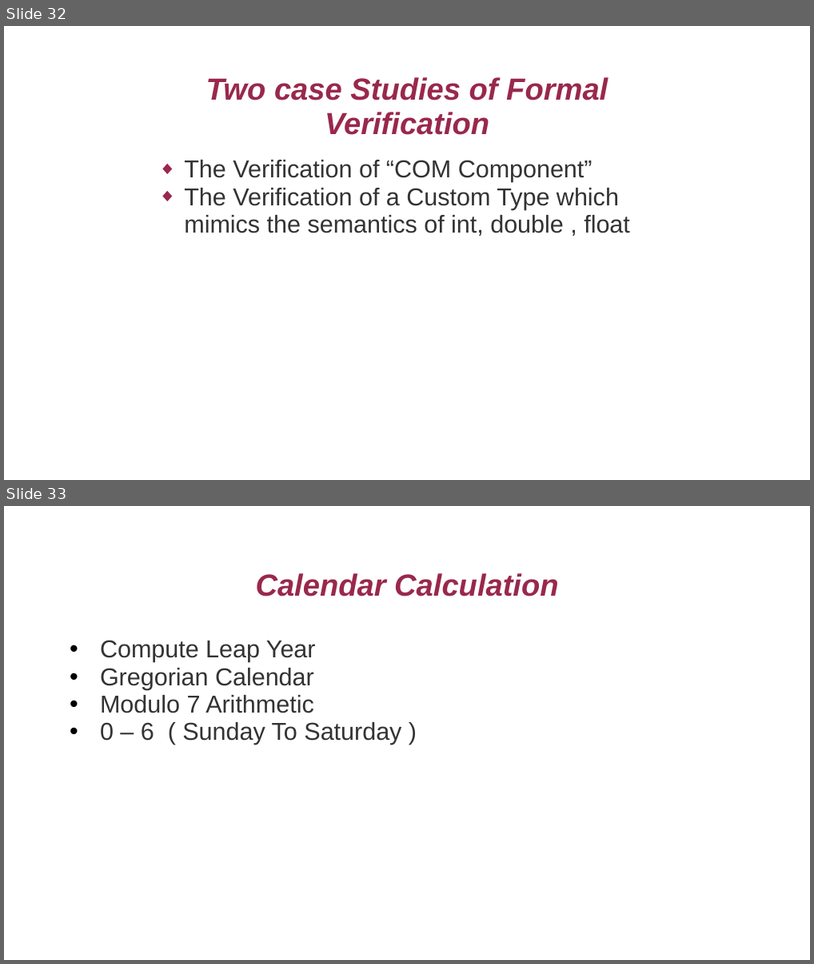
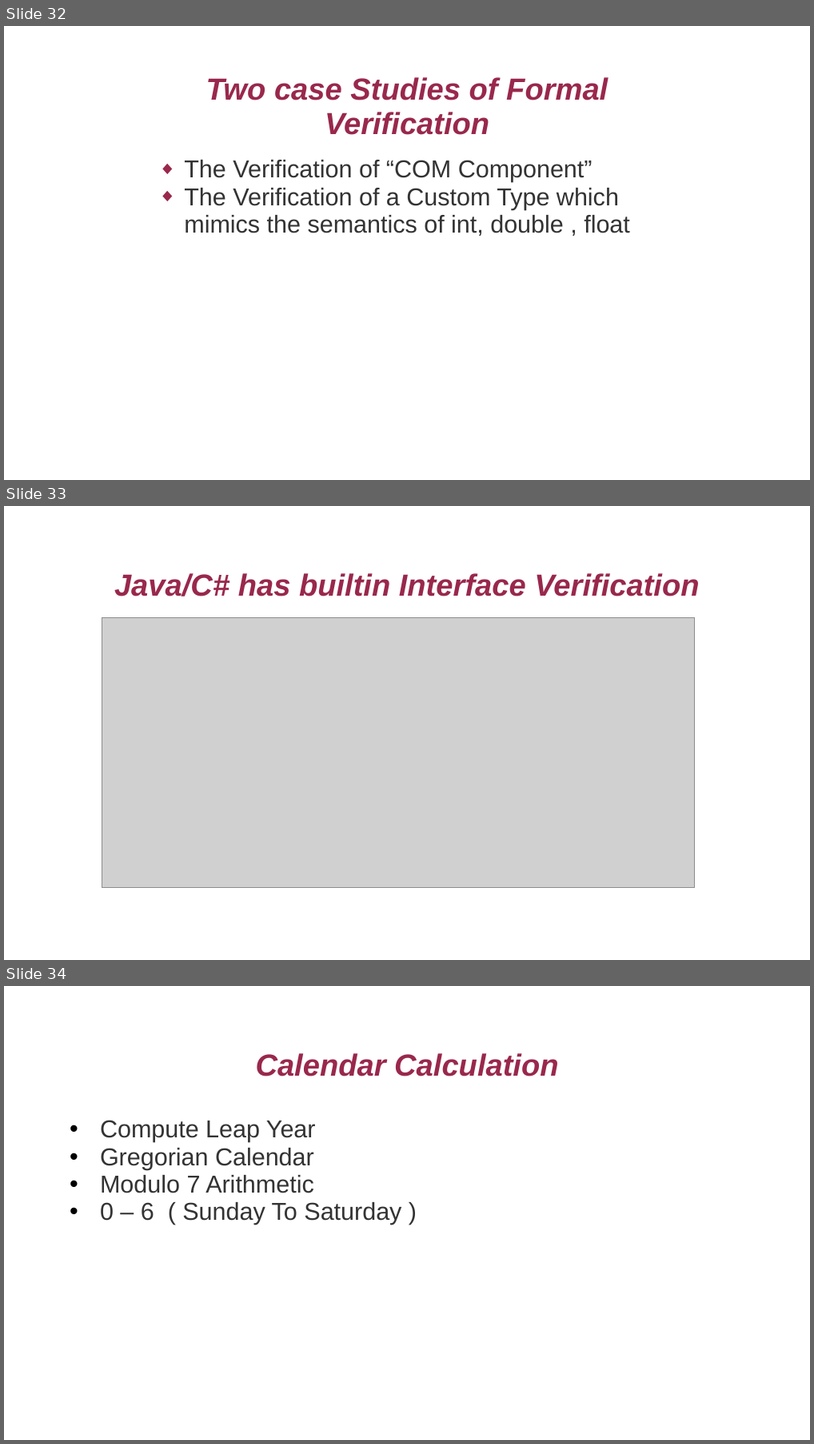
Before and after one commit to praseedpai/ElementaryMathForProgrammingSeries, a slide deck: AlgebraNArith/MathProgrammingAlgebra.pptx. Shown one above the other, each under a label of ours: slides 32 and 33 before the commit, slides 32, 33 and 34 after it. The pictures are 814x964 and 814x1444 pixels, drawn with LibreOffice and Linux fonts; fonts in the diff are those of the drawing; grey boxes stand for pictures; background and template pictures are left out. Boxes give left, top, right and bottom in pixels: in the first picture for what was removed or moved away, otherwise in the second. Text is boxed around its words. In the diff, an @@ line names an element or a change of style, - is before the commit and + after.

```diff
--- a/AlgebraNArith/MathProgrammingAlgebra.pptx
+++ b/AlgebraNArith/MathProgrammingAlgebra.pptx
@@ slide 33 added at (4, 506, 810, 960), background picture (left out) @@
@@ title added at (114, 573, 699, 596), 36.3 pt, text #99284C, bold, italic @@
+Java/C# has builtin Interface Verification
@@ picture added at (102, 617, 695, 887) @@
@@ what was slide 33 is now slide 34 @@
```
Also in this commit, not shown: 2 other files.
